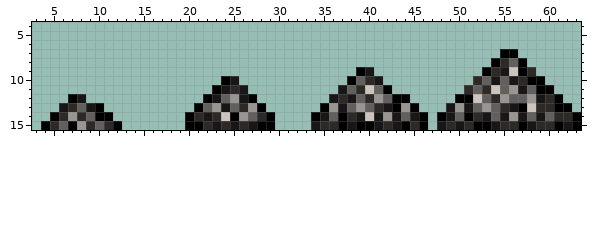
Pixel-art sprite, stored at content/Materials/Powder/resource.ferronickel.powder.png. Above, as it was before the edit.
The file is 64x16 pixels. Colours within 5 levels of each other are drawn and written as one. Shown: x 3..63, y 4..15.
After the commit:
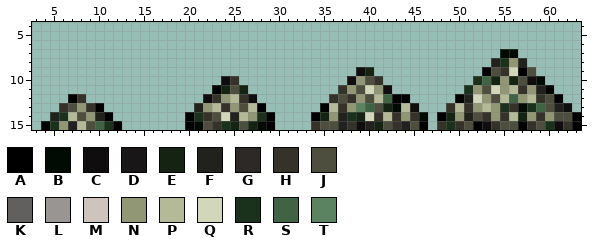
Palette (. is transparent): A #000000  B #020b03  C #0f0d0d  D #181616  E #152313  F #21221d  G #2c2927  H #35322a  J #4d4e3e  K #62605e  L #999593  M #ccc4bd  N #919774  P #b4b998  Q #d1d7b8  R #1a321b  S #3f6343  T #5c835f
Changes in this commit:
@@ x 3..63 @@
  6 .............................................................
- 7 ....................................................AA.......
- 8 ...................................................AGKA......
- 9 ....................................AD............AGDMAG.....
-10 .....................AD............AKGD..........GKDKDGAA....
-11 ....................ADGD..........DKGMKA........GKGMKLDKAA...
-12 ....AD.............ADKLDA........DGDKGLKAA.....AAMKGLKKLDGA..
-13 ...DGKDA..........AKLDKGLA......ALDKLKGDALA...DLDKLKGDAMGGAA.
-14 ..AGLGKAA........AGDGMALKGA....ADKAGDMDLDKDA.ADKAGDKDLDKDKGGA
-15 .AGKALGKGA.......AAGDGDGDAA....DGGADAADGDAGA.DGDGAADGGADGGADA
+ 7 ....................................................BB.......
+ 8 ...................................................FRNF......
+ 9 ....................................CE............AJHQAJ.....
+10 .....................CH............CNJH..........RSENEJCB....
+11 ....................AEJE..........HNJQNC........RNJQNPHNFA...
+12 ....AH.............CHNPHC........HJHNJPSAA.....AFQNJPSNPHJA..
+13 ...HJNHA..........FNPHNJPA......APHNTSJEBPC...HPHNPNRHBRSJFC.
+14 ..FRPJNFA........ARHJQFPNRA....AENFREQHPHNHB.AENFJHNHPENHNJJA
+15 .ARNFPJSRA.......ABJHREJEBA....HJJFHCFEJHFJA.HRHJACHJJAHJRCHA
Changed places in both pictures, as pixel boxes (x1, y1, x2, y2):
changed: (311, 49, 572, 130)
changed: (194, 76, 266, 130)
changed: (50, 94, 113, 130)
